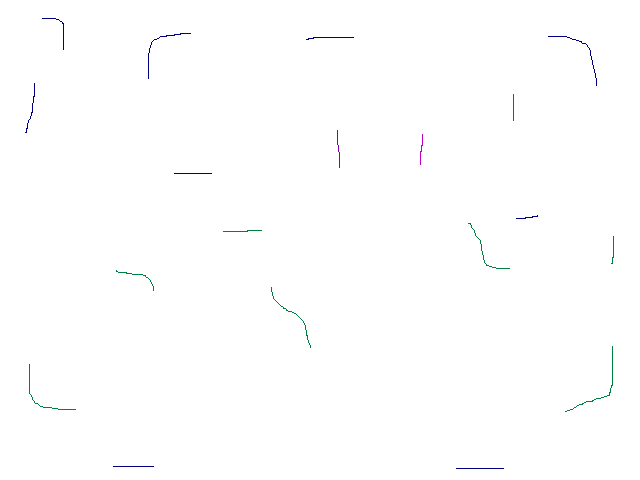
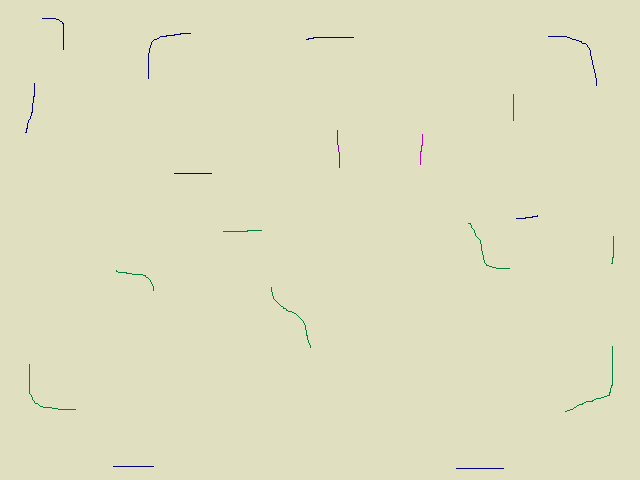
Comparing the layer stacks of the two w=640, h=480 images. Changes:
painted on "Background" over [0,0,640,480]
painted on "35_KitchenLow.png" over [0,0,640,480]
